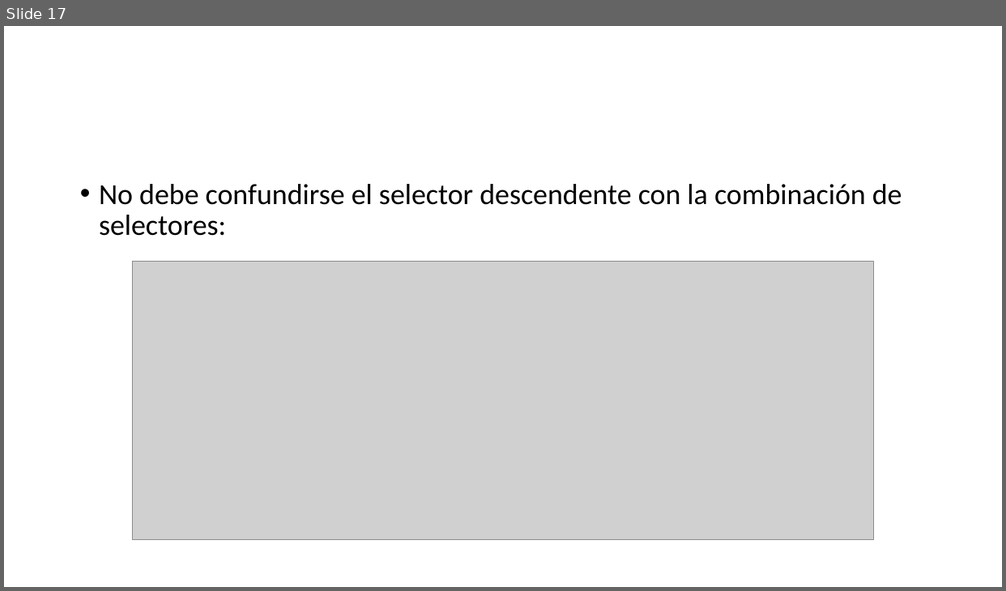
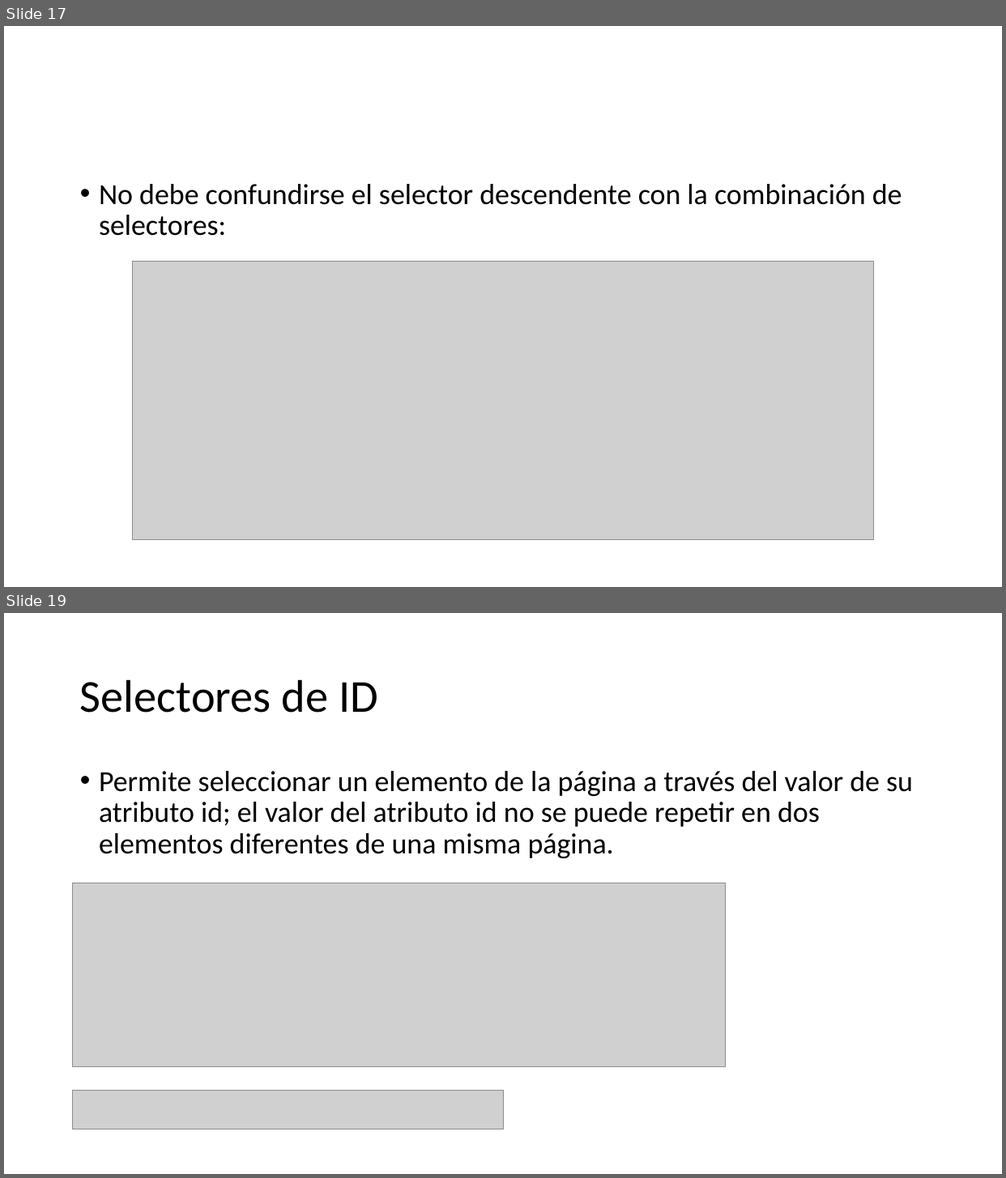
Before and after one commit to DanielCornelio/cssWorkshop, a slide deck: Introducción a CSS.pptx. Shown one above the other, each under a label of ours: slide 17 before the commit, slides 17 and 19 after it; the slides between them are not shown. The pictures are 1006x591 and 1006x1178 pixels, drawn with LibreOffice and Linux fonts; fonts in the diff are those of the drawing; grey boxes stand for pictures. Boxes give left, top, right and bottom in pixels: in the first picture for what was removed or moved away, otherwise in the second. Text is boxed around its words. In the diff, an @@ line names an element or a change of style, - is before the commit and + after.

```diff
--- a/Introducción a CSS.pptx
+++ b/Introducción a CSS.pptx
@@ slide 19 added at [4,613,1002,1174], background #FFFFFF @@
@@ title added at [80,679,378,713], 44 pt, text #000000 @@
+Selectores de ID
@@ text added at [99,771,913,858], 28 pt, text #000000 @@
+• Permite seleccionar un elemento de la página a través del valor de su atributo id; el valor del atributo id no se puede repetir en dos elementos diferentes de una misma página.
@@ picture added at [73,884,726,1067] @@
@@ picture added at [73,1091,504,1130] @@
```
Also in this commit, not shown: 1 slide changed, 3 other slides added, 1 slide removed, 2 other files.
